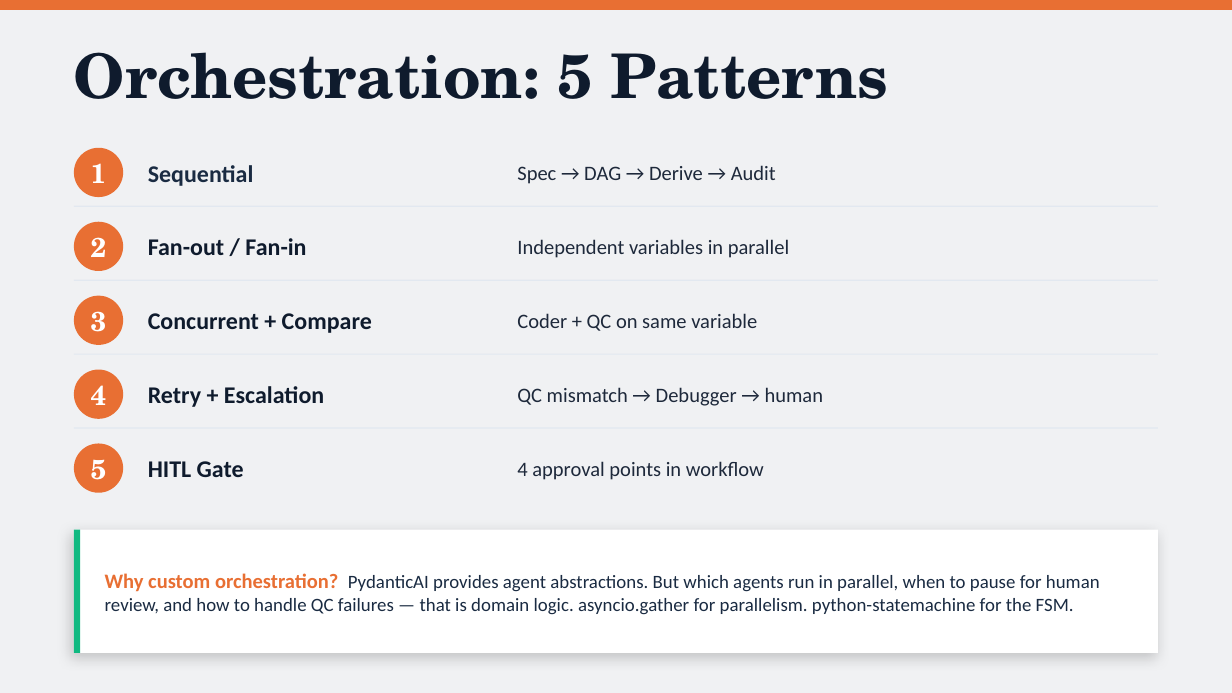
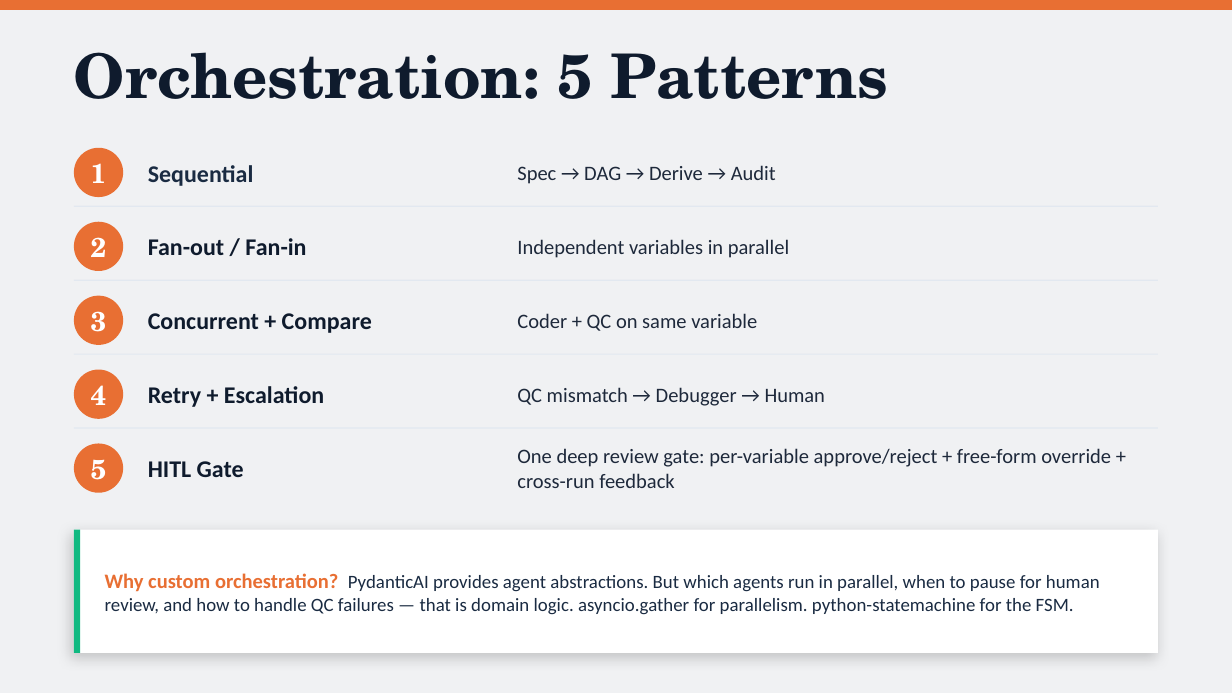
Before and after one commit to matt-grain/pharma-derive, a slide deck: slide 10 of presentation/CDDE_Presentation.pptx (slide 6 before the commit). Drawn at 1232x693 pixels with LibreOffice and Linux fonts; fonts in the diff are those of the drawing. Boxes give left, top, right and bottom in pixels: in the first picture for what was removed or moved away, otherwise in the second. Text is boxed around its words. In the diff, an @@ line names an element or a change of style, - is before the commit and + after.

```diff
--- a/presentation/CDDE_Presentation.pptx
+++ b/presentation/CDDE_Presentation.pptx
@@ text at (517,387,826,406): text changed @@
-QC mismatch → Debugger → human
+QC mismatch → Debugger → Human
@@ text at (517,448,1111,488): text changed @@
-4 approval points in workflow
+One deep review gate: per-variable approve/reject + free-form override + cross-run feedback
```
Also in this commit, not shown: 12 other slides changed, 1 slide added, 1 other file.
